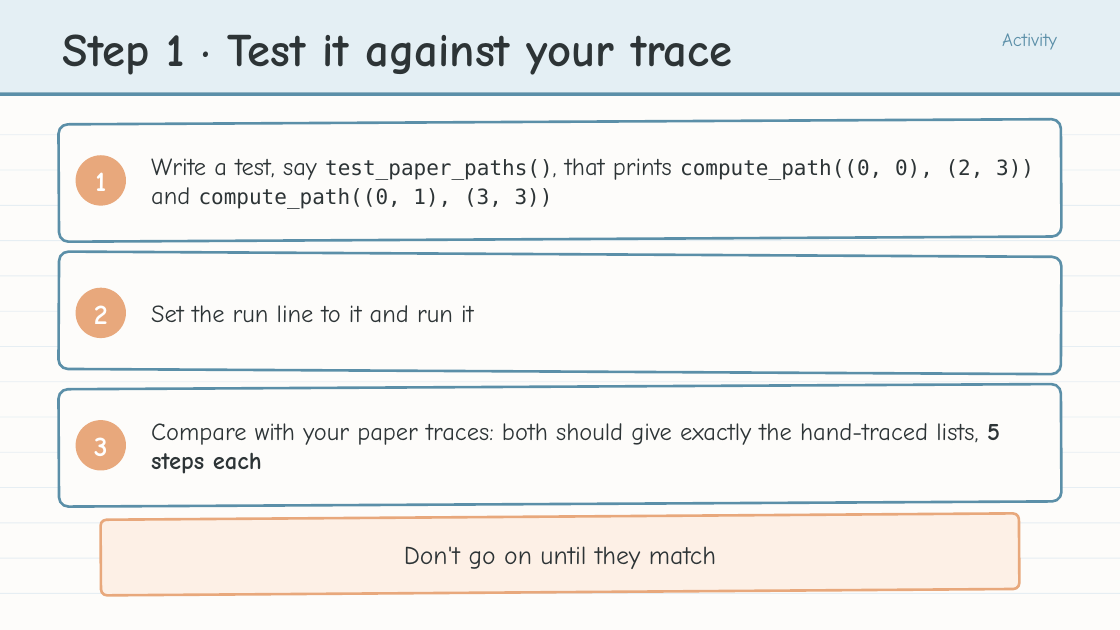
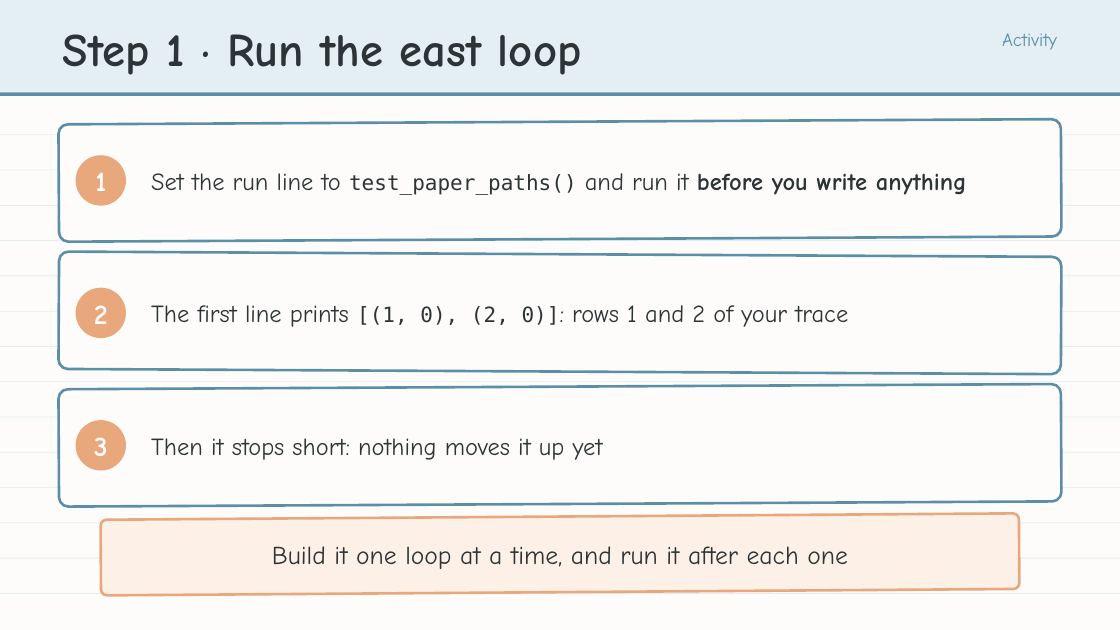
Before and after one commit to bradamiller/LearningPython, a slide deck: slide 16 of static/slides/module-04-manhattan/module-4-lesson-04-the-manhattan-algorithm.pptx (slide 17 before the commit). Drawn at 1120x630 pixels with LibreOffice and Linux fonts; fonts in the diff are those of the drawing. Boxes give left, top, right and bottom in pixels: in the first picture for what was removed or moved away, otherwise in the second. Text is boxed around its words. In the diff, an @@ line names an element or a change of style, - is before the commit and + after.

```diff
--- a/static/slides/module-04-manhattan/module-4-lesson-04-the-manhattan-algorithm.pptx
+++ b/static/slides/module-04-manhattan/module-4-lesson-04-the-manhattan-algorithm.pptx
@@ text at <box>63,34,582,75</box>: text changed @@
-Step 1 · Test it against your trace
+Step 1 · Run the east loop
@@ text at <box>151,173,967,195</box>: text changed; size 18 to 21 pt; font DejaVu Sans Mono to Comic Neue @@
-Write a test, say test_paper_paths(), that prints compute_path((0, 0), (2, 3)) and compute_path((0, 1), (3, 3))
+Set the run line to test_paper_paths() and run it before you write anything
@@ text at <box>151,305,848,327</box>: text changed @@
-Set the run line to it and run it
+The first line prints [(1, 0), (2, 0)]: rows 1 and 2 of your trace
@@ text at <box>151,438,603,460</box>: text changed @@
-Compare with your paper traces: both should give exactly the hand-traced lists, 5 steps each
+Then it stops short: nothing moves it up yet
@@ text at <box>272,546,848,569</box>: text changed @@
-Don't go on until they match
+Build it one loop at a time, and run it after each one
```
Also in this commit, not shown: 9 other slides changed, 2 slides added, 2 slides removed, 47 other files.
